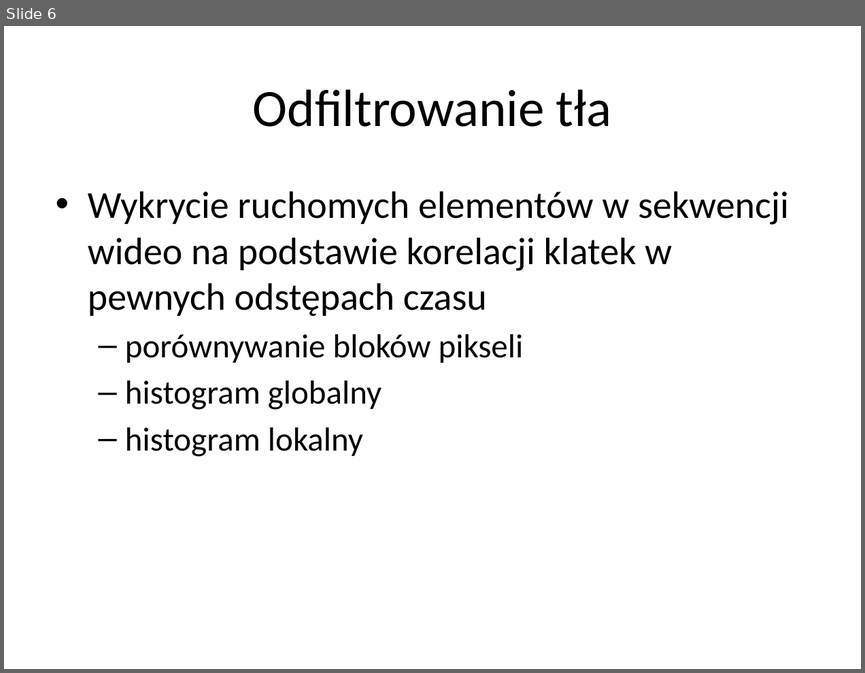
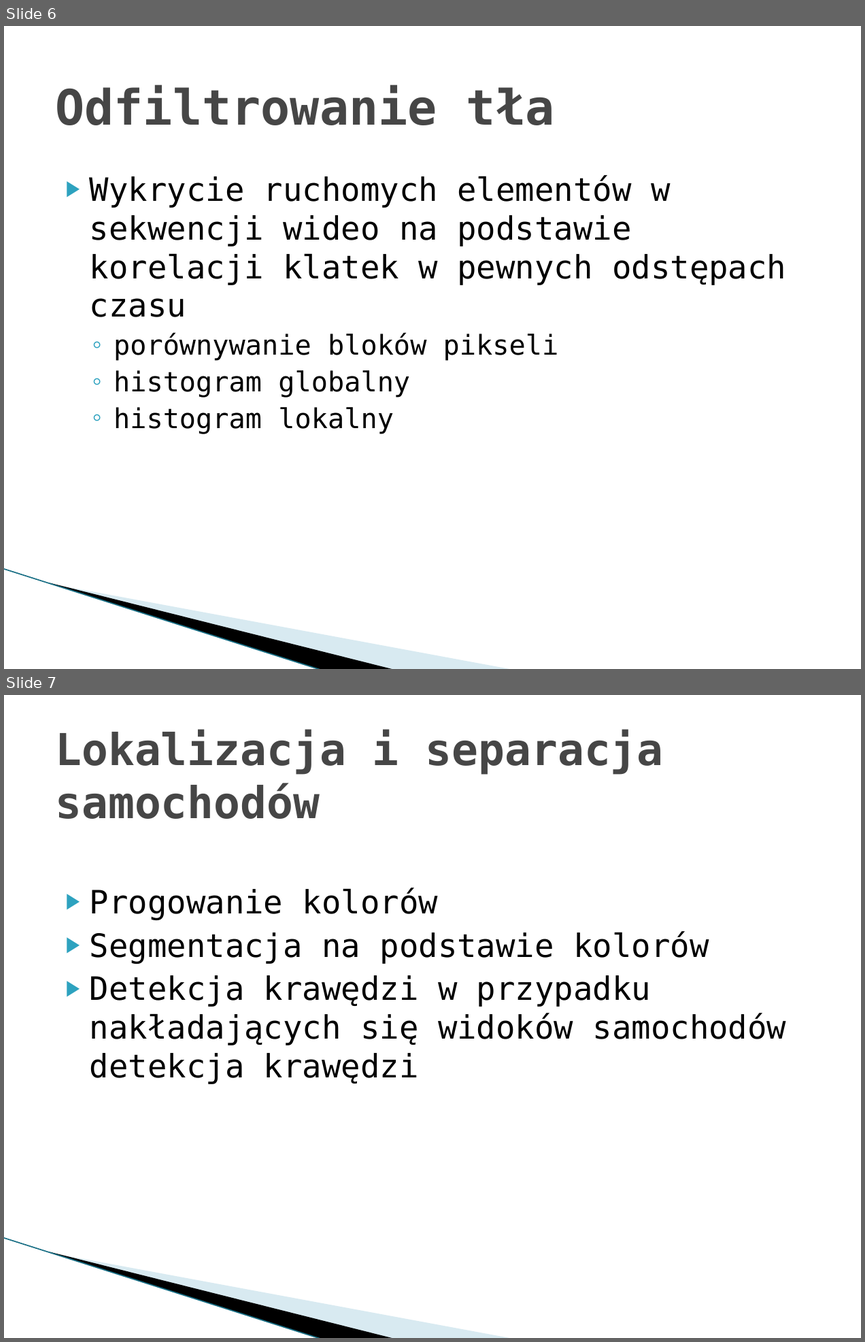
Before and after one commit to dworak/licence-plate-extractor, a slide deck: wizja systemu/Ekstrakcja widoków tablic rejestracyjnych z sekwencji wideo.pptx. Shown one above the other, each under a label of ours: slide 6 before the commit, slides 6 and 7 after it. The pictures are 865x673 and 865x1342 pixels, drawn with LibreOffice and Linux fonts; fonts in the diff are those of the drawing; background and template pictures are left out. Boxes give left, top, right and bottom in pixels: in the first picture for what was removed or moved away, otherwise in the second. Text is boxed around its words. In the diff, an @@ line names an element or a change of style, - is before the commit and + after.

```diff
--- a/wizja systemu/Ekstrakcja widoków tablic rejestracyjnych z sekwencji wideo.pptx
+++ b/wizja systemu/Ekstrakcja widoków tablic rejestracyjnych z sekwencji wideo.pptx
@@ slide 7 added at (4,695,861,1338), background #FFFFFF; not listed: 3 template elements that a slide beside it also shows @@
@@ title added at (55,730,664,819), 36.9 pt, text #464646, bold @@
+Lokalizacja i separacja samochodów
@@ text added at (90,887,787,1084), 27 pt, text #000000 @@
+▶ Progowanie kolorów
+▶ Segmentacja na podstawie kolorów
+▶ Detekcja krawędzi w przypadku nakładających się widoków samochodów detekcja krawędzi
@@ slide 6 changed as well @@
@@ title "Odfiltrowanie tła" at (55,85,555,125): size 44 to 41 pt, font Calibri to DejaVu Sans Mono, text colour #000000 to #464646, bold on; alignment centre to left @@
@@ text "Wykrycie ruchomych elementów w sekwencji ...": place and size @@
-text "Wykrycie ruchomych elementów w sekwencji ..." at (88,191,789,456)
+text "Wykrycie ruchomych elementów w sekwencji ..." at (90,175,786,434)
@@ text "Wykrycie ruchomych elementów w sekwencji ..." at (90,175,786,434): size 32 to 27 pt in "Wykrycie ruchomych elementów w sekwencji wideo na ..."; font Calibri to DejaVu Sans Mono; size 28 to 23 pt in "porównywanie bloków pikseli", "histogram globalny", "histogram lokalny"; bullet • to ▶; less space between paragraphs; bullet – to ◦ @@
@@ line added from (4, 569) to (322, 669), #97C5D8 0.95 pt @@
@@ freeform shape added at (50,582,396,669), fill #000000 @@
@@ freeform shape added at (51,583,514,669), fill #A0CBDC at 40% opacity @@
```
Also in this commit, not shown: 6 other slides changed, 2 other slides added, 1 other file.
